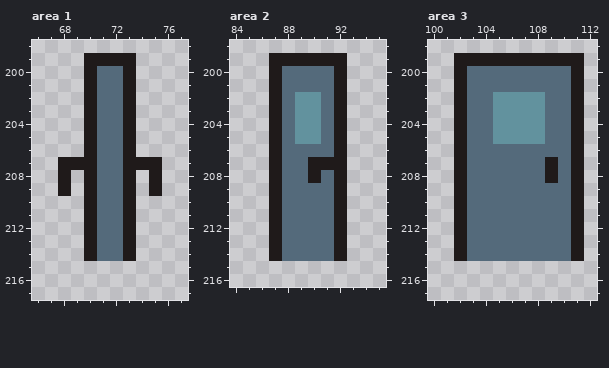
Two states of a pixel-art file, levels/office/assets/Office.aseprite. Above, as it was before the edit.
240x256 pixels, 1 frame. Colours within 5 levels of each other are drawn and written as one. Shown: area 1: x 66..77, y 198..217; area 2: x 84..95, y 198..216; area 3: x 100..112, y 198..217. The commit also changed other parts of the picture, which this record leaves out.
After:
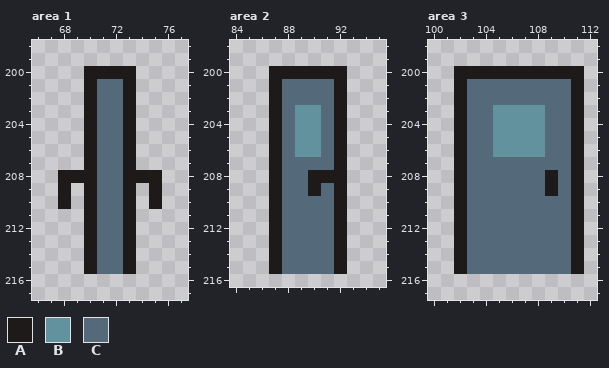
Palette (. is transparent): A #1f1a1a  B #62929e  C #546a7b
Difference:
--- area 1, layer "Door"
@@ x 68..75 @@
 198 ........
-199 ..AAAA..
-200 ..ACCA..
+199 ........
+200 ..AAAA..
 201 ..ACCA..
@@ x 66..77 @@
 206 ....ACCA....
-207 ..AAACCAAA..
-208 ..A.ACCA.A..
+207 ....ACCA....
+208 ..AAACCAAA..
 209 ..A.ACCA.A..
-210 ....ACCA....
+210 ..A.ACCA.A..
 211 ....ACCA....
@@ x 68..75 @@
 214 ..ACCA..
-215 ........
+215 ..ACCA..
 216 ........
--- area 2, layer "Door"
@@ x 84..95 @@
 198 ............
-199 ...AAAAAA...
-200 ...ACCCCA...
+199 ............
+200 ...AAAAAA...
 201 ...ACCCCA...
-202 ...ACBBCA...
+202 ...ACCCCA...
 203 ...ACBBCA...
@@ x 87..93 @@
 205 ACBBCA.
-206 ACCCCA.
-207 ACCAAA.
-208 ACCACA.
-209 ACCCCA.
+206 ACBBCA.
+207 ACCCCA.
+208 ACCAAA.
+209 ACCACA.
 210 ACCCCA.
@@ x 84..95 @@
 214 ...ACCCCA...
-215 ............
+215 ...ACCCCA...
 216 ............
--- area 3, layer "Door"
@@ x 100..112 @@
 198 .............
-199 ..AAAAAAAAAA.
-200 ..ACCCCCCCCA.
+199 .............
+200 ..AAAAAAAAAA.
 201 ..ACCCCCCCCA.
-202 ..ACCBBBBCCA.
+202 ..ACCCCCCCCA.
 203 ..ACCBBBBCCA.
@@ x 103..111 @@
 205 CCBBBBCCA
-206 CCCCCCCCA
-207 CCCCCCACA
+206 CCBBBBCCA
+207 CCCCCCCCA
 208 CCCCCCACA
-209 CCCCCCCCA
+209 CCCCCCACA
 210 CCCCCCCCA
@@ x 100..112 @@
 214 ..ACCCCCCCCA.
-215 .............
+215 ..ACCCCCCCCA.
 216 .............
